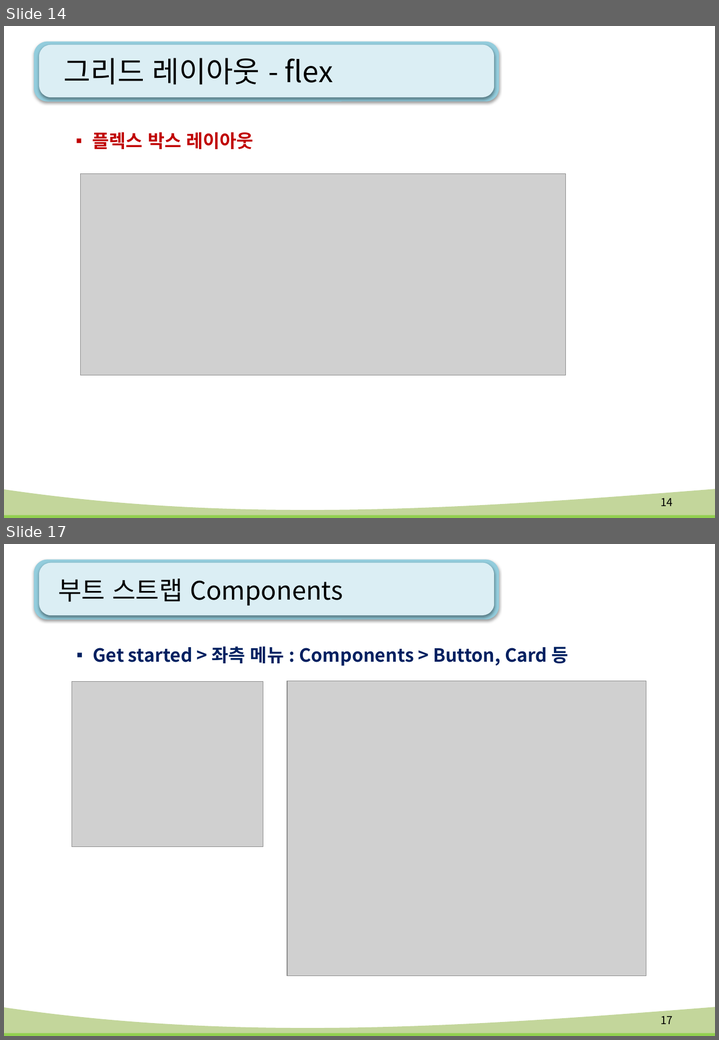
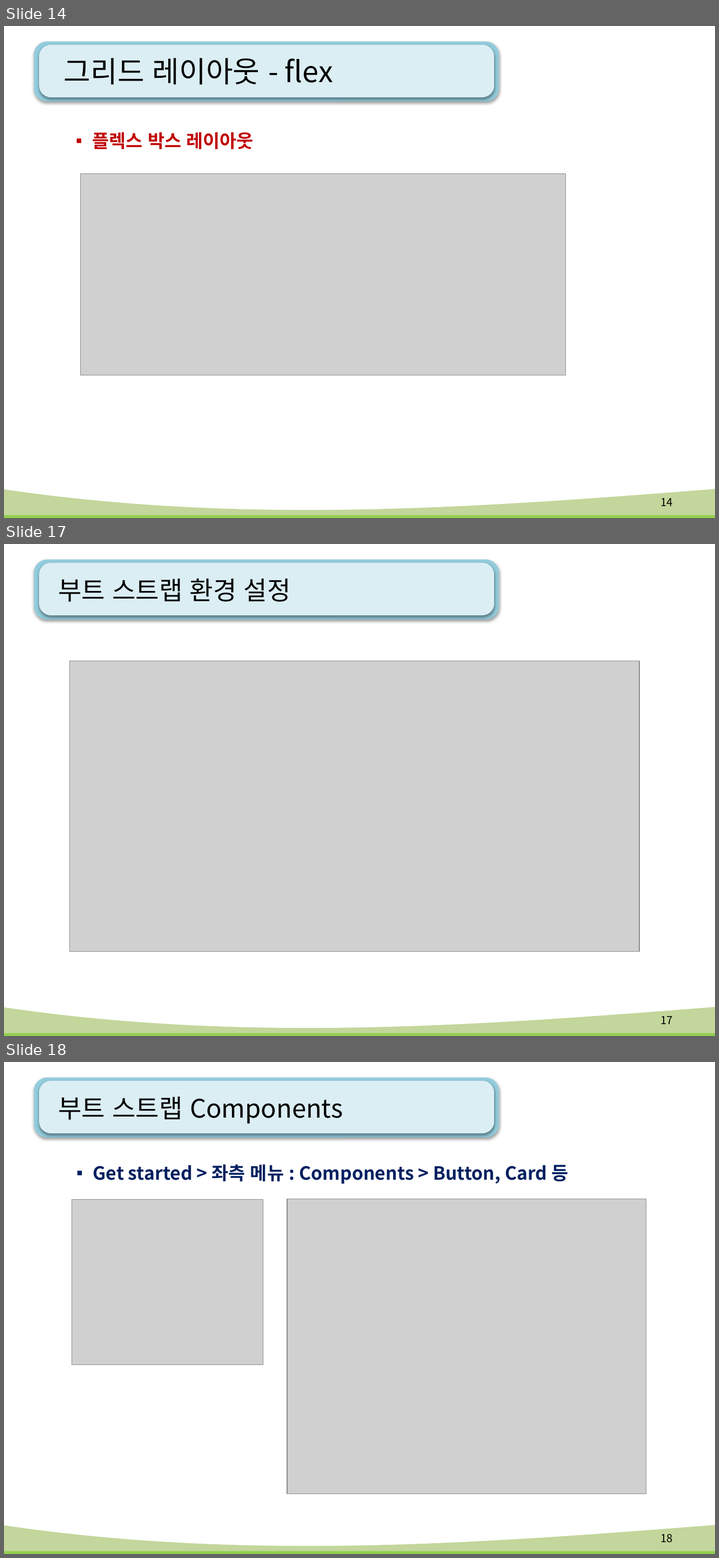
Before and after one commit to kiyongee2/green_project_web, a slide deck: html-css_ppt/12강. flex(플렉스).pptx. Shown one above the other, each under a label of ours: slides 14 and 17 before the commit, slides 14, 17 and 18 after it; the slides between them are not shown. The pictures are 719x1040 and 719x1558 pixels, drawn with LibreOffice and Linux fonts; fonts in the diff are those of the drawing; grey boxes stand for pictures; background and template pictures are left out. Boxes give left, top, right and bottom in pixels: in the first picture for what was removed or moved away, otherwise in the second. Text is boxed around its words. In the diff, an @@ line names an element or a change of style, - is before the commit and + after.

```diff
--- a/html-css_ppt/12강. flex(플렉스).pptx
+++ b/html-css_ppt/12강. flex(플렉스).pptx
@@ slide 17 added at [4, 544, 715, 1036], background #FFFFFF; not listed: 4 template elements that a slide beside it also shows @@
@@ title added at [59, 578, 291, 602], 28 pt, text #000000 @@
+부트 스트랩 환경 설정
@@ picture added at [70, 661, 639, 952] @@
@@ page number added at [661, 1016, 673, 1024], 12 pt, text #000000 @@
+17
@@ what was slide 17 is now slide 18 @@
@@ page number at [661, 1534, 673, 1543]: text changed @@
-17
+18
```
Also in this commit, not shown: 2 slides changed.
